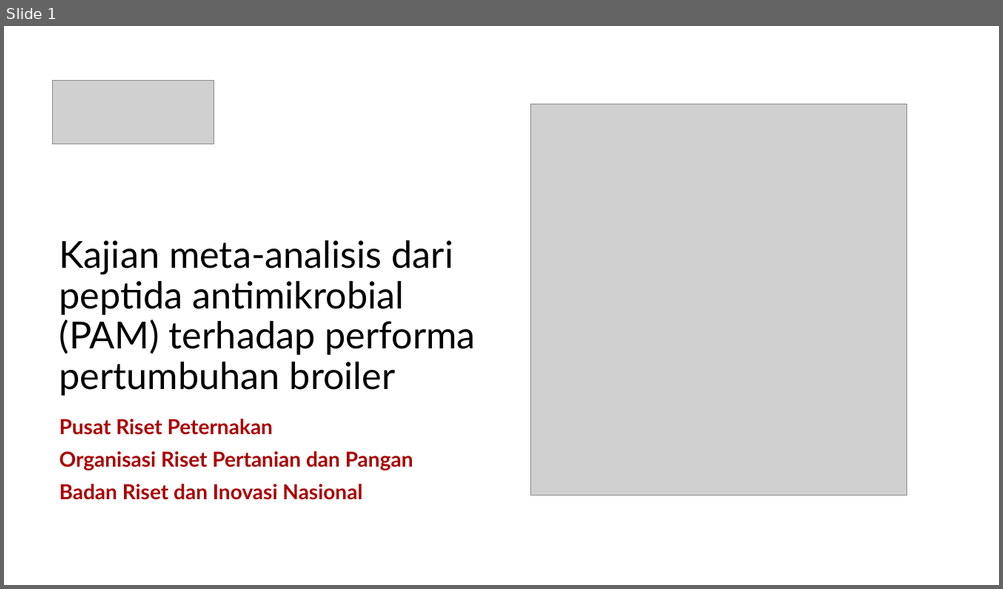
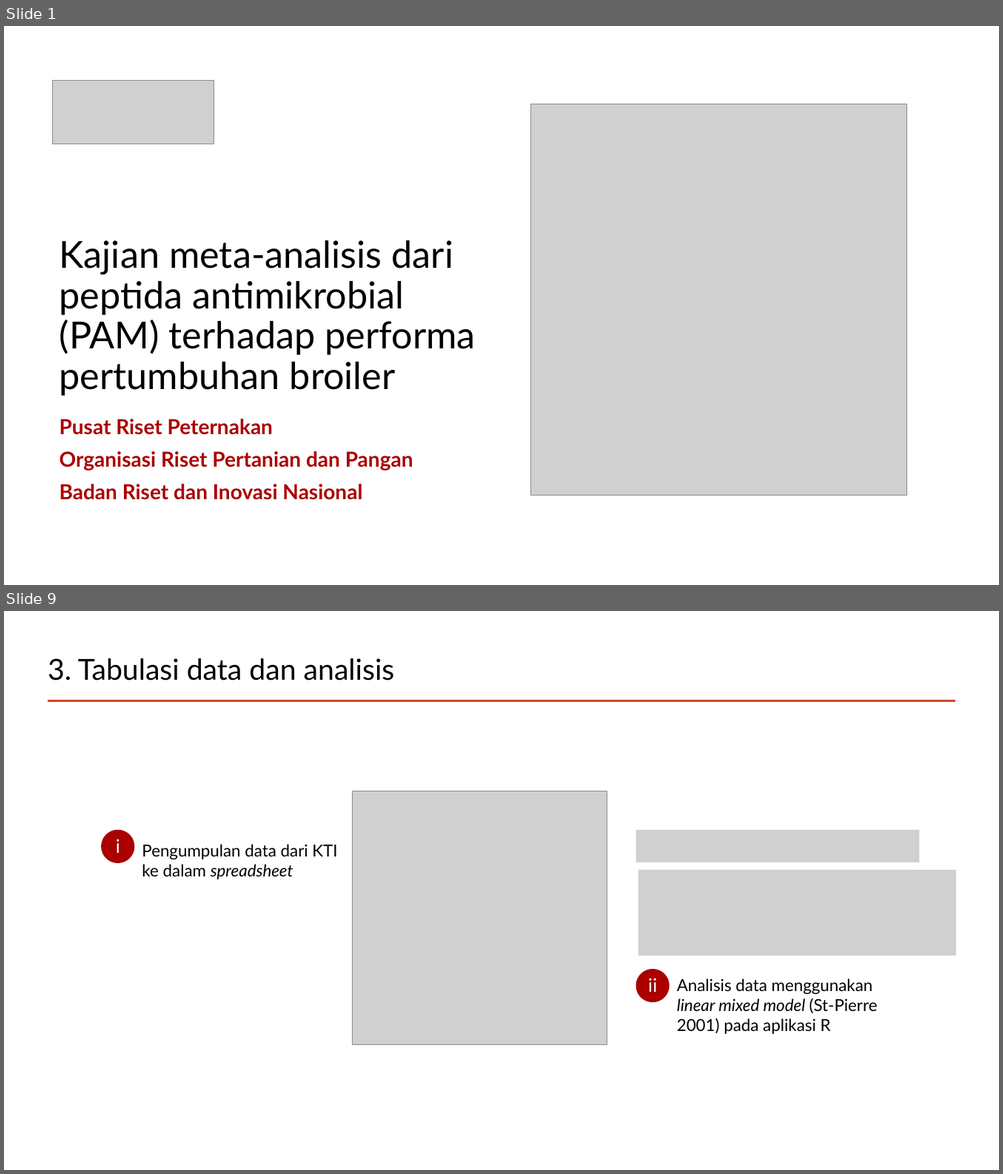
Before and after one commit to mohammad-miftakhus-sholikin/pelatihan-2020-metal, a slide deck: ch3_reference/Presentation_2022__Sholikin.pptx. Shown one above the other, each under a label of ours: slide 1 before the commit, slides 1 and 9 after it; the slides between them are not shown. The pictures are 1003x589 and 1003x1174 pixels, drawn with LibreOffice and Linux fonts; fonts in the diff are those of the drawing; grey boxes stand for pictures. Boxes give left, top, right and bottom in pixels: in the first picture for what was removed or moved away, otherwise in the second. Text is boxed around its words. In the diff, an @@ line names an element or a change of style, - is before the commit and + after.

```diff
--- a/ch3_reference/Presentation_2022__Sholikin.pptx
+++ b/ch3_reference/Presentation_2022__Sholikin.pptx
@@ slide 9 added at bbox=[4, 611, 999, 1170], background #FFFFFF @@
@@ title added at bbox=[48, 658, 395, 681], 28 pt, text #000000 @@
+3. Tabulasi data dan analisis
@@ line added from (47, 701) to (955, 701), #D24726 2 pt @@
@@ picture added at bbox=[353, 792, 608, 1045] @@
@@ ellipse added at bbox=[101, 829, 134, 863], fill #AA0000 @@
@@ picture added at bbox=[636, 829, 919, 863] @@
@@ text added at bbox=[116, 839, 120, 853], 18 pt, text #FFFFFF @@
+i
@@ text added at bbox=[142, 844, 337, 880], 16 pt, text #000000 @@
+Pengumpulan data dari KTI ke dalam spreadsheet
@@ picture added at bbox=[638, 870, 956, 956] @@
@@ ellipse added at bbox=[636, 969, 669, 1002], fill #AA0000 @@
@@ text added at bbox=[648, 978, 657, 992], 18 pt, text #FFFFFF @@
+ii
@@ text added at bbox=[677, 979, 877, 1034], 16 pt, text #000000 @@
+Analisis data menggunakan linear mixed model (St-Pierre 2001) pada aplikasi R
```
Also in this commit, not shown: 7 slides changed, 3 other slides added, 6 other files.
